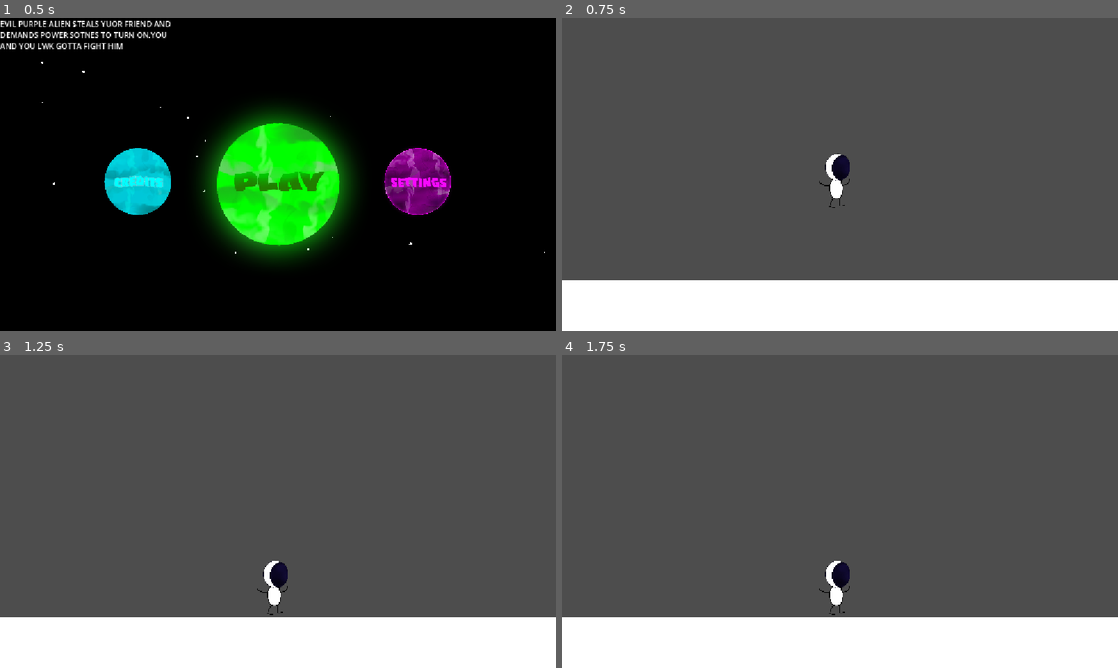
Above: before the commit, frames 1-4 (two rows, left to right).
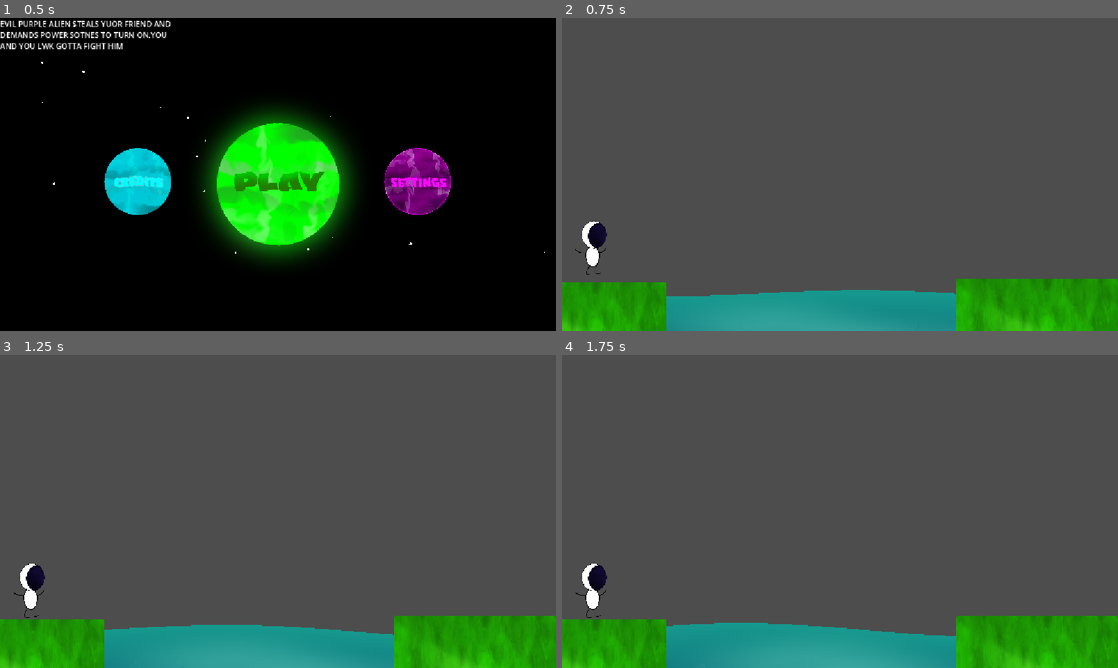
Above: after the commit, the same moments.

Repository: Ravduct/TSA-Haven-Godot-Game
Game: Godot game, scene res://scenes/mainmenu.tscn
Two runs of this game, one before a commit and one after it. Both use one fixed random seed, a clock stepped at 60 frames per second and the inputs below.
Inputs (mouse positions are in pixels of both pictures, inside the frame that each line leads up to):
- Up to frame 1 (0.5 s): no input
- Up to frame 2 (0.75 s): click (840, 183) at 0.5 s
- Up to frame 3 (1.25 s): no input
- Up to frame 4 (1.75 s): no input

Frame 1 is identical in both runs. In frame 2, 17% of the frame differs, in the area x 0-100%, y 43-100%; in frame 3, 17%, in the area x 0-100%, y 65-100%; in frame 4, 17%.

Commit message:
idk what i did

Diff:
--- /dev/null
+++ b/background test.tscn
@@ -0,0 +1,3 @@
+[gd_scene format=3 uid="uid://cps7o20qfw78c"]
+
+[node name="Node2D" type="Node2D" unique_id=559878151]
--- /dev/null
+++ b/new_shader.gdshader
@@ -0,0 +1,40 @@
+shader_type canvas_item;
+
+uniform vec4 base_teal : source_color = vec4(0.05, 0.65, 0.6, 0.85);
+uniform vec4 deep_teal : source_color = vec4(0.02, 0.35, 0.45, 0.92);
+uniform vec4 soft_glow : source_color = vec4(0.45, 0.95, 0.85, 1.0);
+
+uniform float wobble_speed : hint_range(0.5, 5.0) = 1.6;
+uniform float wave_height : hint_range(0.0, 0.08) = 0.02;
+
+void fragment() {
+    vec2 uv = UV;
+
+    // 1. Gentle, rounded jello wave at the top (not choppy)
+    float top_wave = sin(uv.x * 5.0 + TIME * wobble_speed) * wave_height;
+    top_wave += sin(uv.x * 3.0 - TIME * (wobble_speed * 0.7)) * (wave_height * 0.5);
+    float surface_y = (wave_height * 2.0) + top_wave;
+
+    if (uv.y < surface_y) {
+        discard;
+    }
+
+
+    float wobble_x = sin(uv.y * 4.0 + TIME * wobble_speed) * 0.03;
+    float wobble_y = cos(uv.x * 4.0 - TIME * wobble_speed) * 0.03;
+    vec2 jelly_uv = uv + vec2(wobble_x, wobble_y);
+
+
+    float blob1 = length(jelly_uv - vec2(0.35 + sin(TIME * 0.8) * 0.1, 0.45 + cos(TIME * 0.6) * 0.1));
+    float blob2 = length(jelly_uv - vec2(0.7 + cos(TIME * 0.7) * 0.1, 0.6 + sin(TIME * 0.9) * 0.1));
+
+
+    float glow = smoothstep(0.45, 0.05, blob1) * 0.35 + smoothstep(0.4, 0.05, blob2) * 0.25;
+
+
+    float depth = clamp((uv.y - surface_y) / (1.0 - surface_y), 0.0, 1.0);
+    vec4 color = mix(base_teal, deep_teal, depth);
+    color.rgb = mix(color.rgb, soft_glow.rgb, glow);
+
+    COLOR = color;
+}
--- /dev/null
+++ b/node_2d.tscn
@@ -0,0 +1,130 @@
+[gd_scene format=3 uid="uid://b3bem32v4d7k7"]
+
+[ext_resource type="Shader" uid="uid://cp773cey4isgd" path="res://new_shader.gdshader" id="1_q6r6c"]
+[ext_resource type="Texture2D" uid="uid://lhdym8a0bchm" path="res://image assets/bubble.png" id="2_kdubu"]
+[ext_resource type="Texture2D" uid="uid://pc6qfdlfeqr7" path="res://image assets/jelly.png" id="3_d21ai"]
+[ext_resource type="Shader" uid="uid://4auq1hekdte2" path="res://jellojiggle.gdshader" id="4_rj586"]
+[ext_resource type="Texture2D" uid="uid://b5vqn7cpyhnpv" path="res://image assets/astro.png" id="5_4d7sh"]
+
+[sub_resource type="ShaderMaterial" id="ShaderMaterial_mti6b"]
+shader = ExtResource("1_q6r6c")
+shader_parameter/base_teal = Color(0.05, 0.65, 0.6, 0.85)
+shader_parameter/deep_teal = Color(0.02, 0.35, 0.45, 0.92)
+shader_parameter/soft_glow = Color(0.45, 0.95, 0.85, 1)
+shader_parameter/wobble_speed = 1.8
+shader_parameter/wave_height = 0.05
+
+[sub_resource type="Gradient" id="Gradient_mti6b"]
+offsets = PackedFloat32Array(0, 0.75123155, 0.93842363, 0.99753696)
+colors = PackedColorArray(1, 1, 1, 1, 0.6666667, 0.8509804, 0.8535948, 0.6666667, 0.20246914, 0.6434568, 0.64971197, 0.20246914, 0, 0.5529412, 0.56078434, 0)
+
+[sub_resource type="CanvasItemMaterial" id="CanvasItemMaterial_ir8iy"]
+
+[sub_resource type="RectangleShape2D" id="RectangleShape2D_hqns4"]
+size = Vector2(322, 209)
+
+[sub_resource type="QuadMesh" id="QuadMesh_x0ka3"]
+
+[sub_resource type="ShaderMaterial" id="ShaderMaterial_mm1bc"]
+render_priority = 0
+shader = ExtResource("4_rj586")
+
+[sub_resource type="GDScript" id="GDScript_0h7mo"]
+resource_name = "player"
+script/source = "extends CharacterBody2D
+
+@export var speed: float = 100.0
+@export var jumpPower: float = 500.0
+@export var friction: float = 0.8
+@export var air_res: float = 0.99
+
+var gravity: int = ProjectSettings.get_setting(\"physics/2d/default_gravity\")
+
+func _physics_process(delta: float):
+	if !is_on_floor():
+		velocity.y += gravity * delta
+		velocity.x *= air_res
+	elif Input.is_action_just_pressed(\"jump\"):
+		velocity.y = -jumpPower
+	else:
+		velocity.x *= friction
+		var direction := int(Input.is_action_pressed(\"ui_right\")) - int(Input.is_action_pressed(\"ui_left\"))
+		if direction:
+			velocity.x += direction * speed
+
+	move_and_slide()
+"
+
+[sub_resource type="RectangleShape2D" id="RectangleShape2D_nr8wp"]
+size = Vector2(71, 138)
+
+[node name="Node2D" type="Node2D" unique_id=1373286558]
+
+[node name="ColorRect" type="ColorRect" parent="." unique_id=257663373]
+material = SubResource("ShaderMaterial_mti6b")
+offset_left = 293.49994
+offset_top = 550.0
+offset_right = 1017.49994
+offset_bottom = 744.0
+metadata/_edit_use_anchors_ = true
+
+[node name="bubbles" type="CPUParticles2D" parent="ColorRect" unique_id=1043791691]
+position = Vector2(296, 220)
+amount = 20
+texture = ExtResource("2_kdubu")
+preprocess = 1.03
+explosiveness = 0.07
+randomness = 0.54
+emission_shape = 3
+emission_rect_extents = Vector2(300, 5)
+gravity = Vector2(0, -300)
+scale_amount_min = 0.01
+scale_amount_max = 0.1
+color_ramp = SubResource("Gradient_mti6b")
+
+[node name="StaticBody2D" type="StaticBody2D" parent="." unique_id=1499599188]
+position = Vector2(76.499954, 535)
+
+[node name="CollisionShape2D" type="CollisionShape2D" parent="StaticBody2D" unique_id=940616908]
+material = SubResource("CanvasItemMaterial_ir8iy")
+position = Vector2(988, 111)
+shape = SubResource("RectangleShape2D_hqns4")
+debug_color = Color(0, 0.5981013, 0.7127266, 0.41960785)
+
+[node name="MeshInstance2D" type="MeshInstance2D" parent="StaticBody2D" unique_id=138228270]
+position = Vector2(1219, 102)
+scale = Vector2(794.99994, 209.50002)
+mesh = SubResource("QuadMesh_x0ka3")
+texture = ExtResource("3_d21ai")
+
+[node name="StaticBody2D2" type="StaticBody2D" parent="." unique_id=214186736]
+position = Vector2(-10, 1086)
+
+[node name="CollisionShape2D" type="CollisionShape2D" parent="StaticBody2D2" unique_id=1462973833]
+material = SubResource("CanvasItemMaterial_ir8iy")
+position = Vector2(132.49995, -442)
+shape = SubResource("RectangleShape2D_hqns4")
+debug_color = Color(0, 0.5981013, 0.7127266, 0.41960785)
+
+[node name="MeshInstance2D" type="MeshInstance2D" parent="StaticBody2D2" unique_id=1597438097]
+material = SubResource("ShaderMaterial_mm1bc")
+position = Vector2(-93.500046, -443)
+scale = Vector2(803, 209.50002)
+mesh = SubResource("QuadMesh_x0ka3")
+texture = ExtResource("3_d21ai")
+
+[node name="Node2D" type="Node2D" parent="." unique_id=1081569254]
+position = Vector2(374.49994, 557)
+
+[node name="CharacterBody2D" type="CharacterBody2D" parent="." unique_id=472469601]
+position = Vector2(524, 236)
+script = SubResource("GDScript_0h7mo")
+
+[node name="CollisionShape2D" type="CollisionShape2D" parent="CharacterBody2D" unique_id=1900344499]
+position = Vector2(-368.90656, 154.69391)
+shape = SubResource("RectangleShape2D_nr8wp")
+
+[node name="Sprite2D" type="Sprite2D" parent="CharacterBody2D" unique_id=683860825]
+position = Vector2(-366.2033, 160.84695)
+scale = Vector2(0.25883865, 0.2833878)
+texture = ExtResource("5_4d7sh")
--- a/scenes/level.tscn
+++ b/scenes/level.tscn
@@ -1,15 +1,35 @@
 [gd_scene format=3 uid="uid://curlaob3cq6jt"]
 
 [ext_resource type="Texture2D" uid="uid://b5vqn7cpyhnpv" path="res://image assets/astro.png" id="1_2q6dc"]
+[ext_resource type="Texture2D" uid="uid://pc6qfdlfeqr7" path="res://image assets/jelly.png" id="1_w7c3h"]
+[ext_resource type="Texture2D" uid="uid://lhdym8a0bchm" path="res://image assets/bubble.png" id="2_ppgk2"]
+[ext_resource type="Shader" uid="uid://cp773cey4isgd" path="res://new_shader.gdshader" id="3_w8frs"]
+[ext_resource type="Shader" uid="uid://4auq1hekdte2" path="res://jellojiggle.gdshader" id="4_2r41h"]
 
-[sub_resource type="CanvasItemMaterial" id="CanvasItemMaterial_y32ns"]
+[sub_resource type="ShaderMaterial" id="ShaderMaterial_klq6b"]
+shader = ExtResource("3_w8frs")
+shader_parameter/base_teal = Color(0.05, 0.65, 0.6, 0.85)
+shader_parameter/deep_teal = Color(0.02, 0.35, 0.45, 0.92)
+shader_parameter/soft_glow = Color(0.45, 0.95, 0.85, 1)
+shader_parameter/wobble_speed = 1.8
+shader_parameter/wave_height = 0.05
 
-[sub_resource type="RectangleShape2D" id="RectangleShape2D_bkp3o"]
-size = Vector2(1227, 159)
+[sub_resource type="Gradient" id="Gradient_b121j"]
+offsets = PackedFloat32Array(0, 0.75123155, 0.93842363, 0.99753696)
+colors = PackedColorArray(1, 1, 1, 1, 0.6666667, 0.8509804, 0.8535948, 0.6666667, 0.20246914, 0.6434568, 0.64971197, 0.20246914, 0, 0.5529412, 0.56078434, 0)
 
-[sub_resource type="QuadMesh" id="QuadMesh_4kxuq"]
+[sub_resource type="CanvasItemMaterial" id="CanvasItemMaterial_8c41q"]
 
-[sub_resource type="GDScript" id="GDScript_7olc6"]
+[sub_resource type="RectangleShape2D" id="RectangleShape2D_olg7q"]
+size = Vector2(322, 209)
+
+[sub_resource type="QuadMesh" id="QuadMesh_t1rx8"]
+
+[sub_resource type="ShaderMaterial" id="ShaderMaterial_8iemx"]
+render_priority = 0
+shader = ExtResource("4_2r41h")
+
+[sub_resource type="GDScript" id="GDScript_64w2a"]
 resource_name = "player"
 script/source = "extends CharacterBody2D
 
@@ -35,42 +55,78 @@
 	move_and_slide()
 "
 
-[sub_resource type="RectangleShape2D" id="RectangleShape2D_l4wpc"]
+[sub_resource type="RectangleShape2D" id="RectangleShape2D_fpun6"]
 size = Vector2(71, 138)
 
 [node name="Node2D" type="Node2D" unique_id=487297017]
 
-[node name="StaticBody2D" type="StaticBody2D" parent="." unique_id=328615305]
+[node name="Node2D" type="Node2D" parent="." unique_id=1801803192]
+
+[node name="ColorRect" type="ColorRect" parent="Node2D" unique_id=40623188]
+material = SubResource("ShaderMaterial_klq6b")
+offset_left = 156.0
+offset_top = 550.0
+offset_right = 880.0
+offset_bottom = 744.0
+metadata/_edit_use_anchors_ = true
+
+[node name="bubbles" type="CPUParticles2D" parent="Node2D/ColorRect" unique_id=1065649557]
+position = Vector2(296, 220)
+amount = 20
+texture = ExtResource("2_ppgk2")
+preprocess = 1.03
+explosiveness = 0.07
+randomness = 0.54
+emission_shape = 3
+emission_rect_extents = Vector2(300, 5)
+gravity = Vector2(0, -300)
+scale_amount_min = 0.01
+scale_amount_max = 0.1
+color_ramp = SubResource("Gradient_b121j")
+
+[node name="StaticBody2D" type="StaticBody2D" parent="Node2D" unique_id=883296298]
 position = Vector2(-5, 543)
 
-[node name="CollisionShape2D" type="CollisionShape2D" parent="StaticBody2D" unique_id=738314842]
-material = SubResource("CanvasItemMaterial_y32ns")
-position = Vector2(578.5, 77.5)
-shape = SubResource("RectangleShape2D_bkp3o")
+[node name="CollisionShape2D" type="CollisionShape2D" parent="Node2D/StaticBody2D" unique_id=1955293372]
+material = SubResource("CanvasItemMaterial_8c41q")
+position = Vector2(988, 111)
+shape = SubResource("RectangleShape2D_olg7q")
 debug_color = Color(0, 0.5981013, 0.7127266, 0.41960785)
 
-[node name="MeshInstance2D" type="MeshInstance2D" parent="StaticBody2D" unique_id=1688543376]
-position = Vector2(572.49994, 65.24999)
-scale = Vector2(1220.9998, 131.49998)
-mesh = SubResource("QuadMesh_4kxuq")
+[node name="MeshInstance2D" type="MeshInstance2D" parent="Node2D/StaticBody2D" unique_id=943718655]
+position = Vector2(989, 102)
+scale = Vector2(334.9999, 209.50002)
+mesh = SubResource("QuadMesh_t1rx8")
+texture = ExtResource("1_w7c3h")
 
-[node name="StaticBody2D2" type="StaticBody2D" parent="." unique_id=1986463866]
-position = Vector2(-5, 543)
+[node name="StaticBody2D2" type="StaticBody2D" parent="Node2D" unique_id=2068623677]
+position = Vector2(-10, 1086)
 
-[node name="MeshInstance2D" type="MeshInstance2D" parent="StaticBody2D2" unique_id=1941048806]
-position = Vector2(572.49994, 65.24999)
-scale = Vector2(1220.9998, 131.49998)
-mesh = SubResource("QuadMesh_4kxuq")
+[node name="CollisionShape2D" type="CollisionShape2D" parent="Node2D/StaticBody2D2" unique_id=1393941153]
+material = SubResource("CanvasItemMaterial_8c41q")
+position = Vector2(51, -434)
+shape = SubResource("RectangleShape2D_olg7q")
+debug_color = Color(0, 0.5981013, 0.7127266, 0.41960785)
 
-[node name="CharacterBody2D" type="CharacterBody2D" parent="." unique_id=1600145561]
-position = Vector2(524, 236)
-script = SubResource("GDScript_7olc6")
+[node name="MeshInstance2D" type="MeshInstance2D" parent="Node2D/StaticBody2D2" unique_id=434799542]
+material = SubResource("ShaderMaterial_8iemx")
+position = Vector2(59, -435)
+scale = Vector2(334.9999, 209.50002)
+mesh = SubResource("QuadMesh_t1rx8")
+texture = ExtResource("1_w7c3h")
 
-[node name="CollisionShape2D" type="CollisionShape2D" parent="CharacterBody2D" unique_id=30282243]
+[node name="Node2D" type="Node2D" parent="Node2D" unique_id=743181966]
+position = Vector2(293, 565)
+
+[node name="CharacterBody2D" type="CharacterBody2D" parent="Node2D" unique_id=321510995]
+position = Vector2(19, 376)
+script = SubResource("GDScript_64w2a")
+
+[node name="CollisionShape2D" type="CollisionShape2D" parent="Node2D/CharacterBody2D" unique_id=99632106]
 position = Vector2(42, 76)
-shape = SubResource("RectangleShape2D_l4wpc")
+shape = SubResource("RectangleShape2D_fpun6")
 
-[node name="Sprite2D" type="Sprite2D" parent="CharacterBody2D" unique_id=217158233]
+[node name="Sprite2D" type="Sprite2D" parent="Node2D/CharacterBody2D" unique_id=1845799805]
 position = Vector2(44.703236, 82.153046)
 scale = Vector2(0.25883865, 0.2833878)
 texture = ExtResource("1_2q6dc")
--- a/scenes/mainmenu.tscn
+++ b/scenes/mainmenu.tscn
@@ -22,10 +22,8 @@
 [node name="Node2D" type="Node2D" unique_id=58521646]
 
 [node name="background" type="ColorRect" parent="." unique_id=179468768]
-offset_left = -1.0
-offset_top = -23.0
-offset_right = 1465.0
-offset_bottom = 675.0
+offset_right = 1153.0
+offset_bottom = 663.0
 color = Color(0, 0, 0, 1)
 
 [node name="stars" type="CPUParticles2D" parent="." unique_id=1530533612]
@@ -66,7 +64,7 @@
 texture = ExtResource("3_h73c4")
 
 [node name="menu music" type="AudioStreamPlayer2D" parent="." unique_id=1909027303]
-position = Vector2(-441, -525)
+position = Vector2(-3.0000305, 1)
 scale = Vector2(400, 400)
 skew = 0.28797925
 stream = ExtResource("4_85riq")
Binary file added: image assets/bubble.png
Not shown, added: image assets/bubble.png.import
Binary file added: image assets/jelly.png
Not shown, added: image assets/jelly.png.import
Empty file added: jellojiggle.gdshader
Not shown, added: jellojiggle.gdshader.uid
Not shown, added: new_shader.gdshader.uid
Empty file added: scenes/static_body_2d.gd
Not shown, added: scenes/static_body_2d.gd.uid
